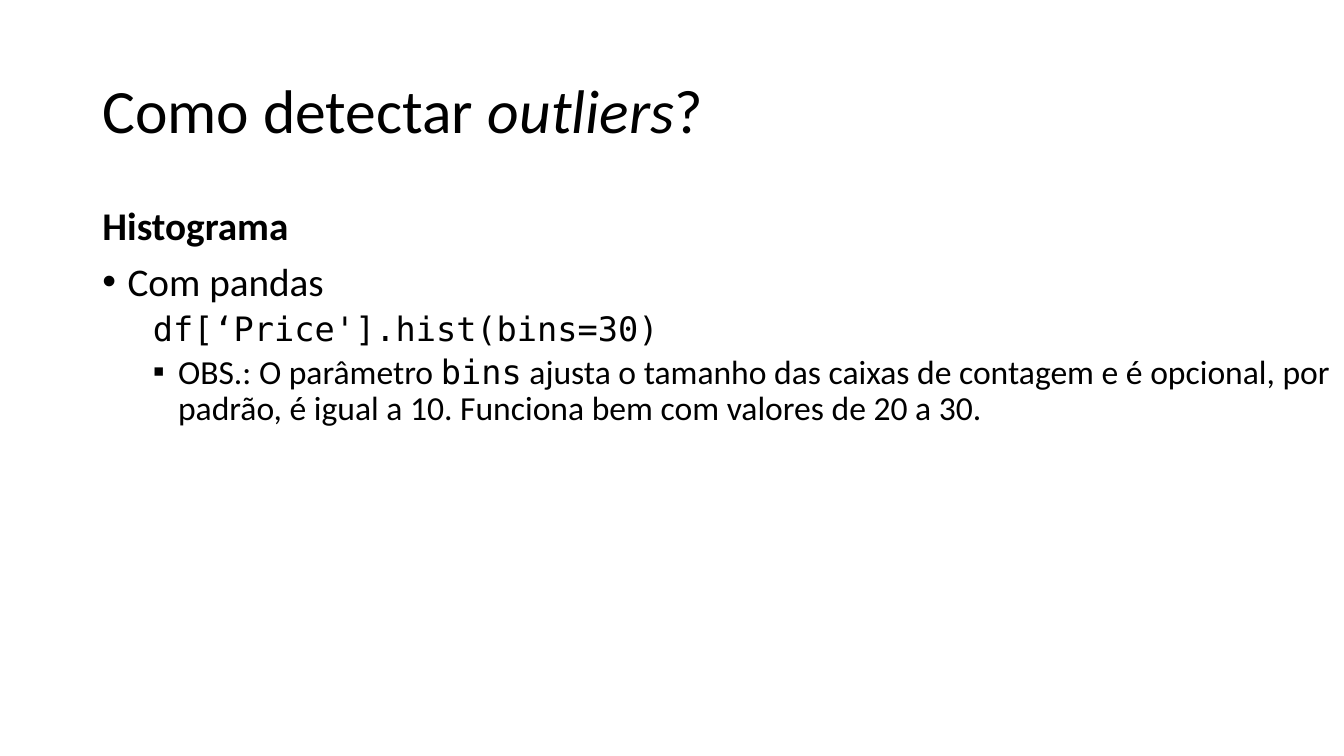
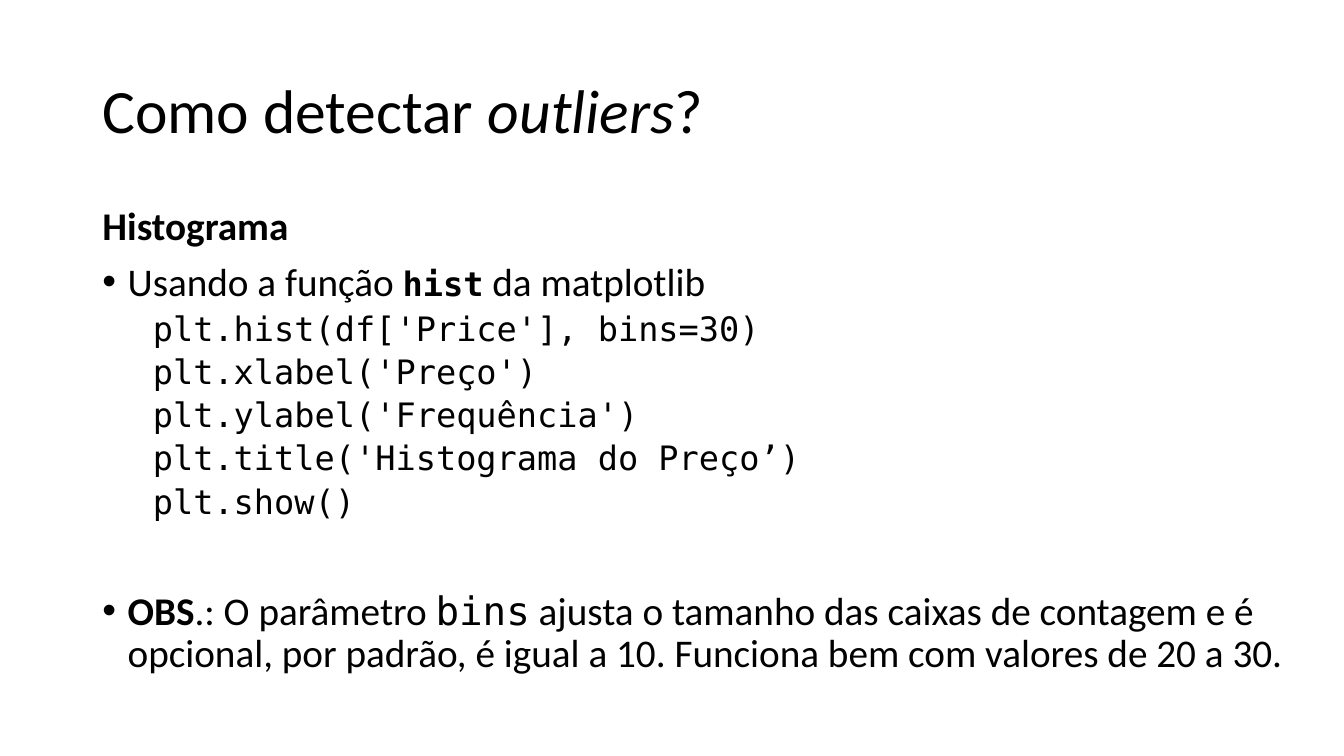
Before and after one commit to zz4fap/c24_inteligencia_artificial, a slide deck: slide 28 of slides/C24_EDA.pptx. Drawn at 1344x756 pixels with LibreOffice and Linux fonts; fonts in the diff are those of the drawing. Boxes give left, top, right and bottom in pixels: in the first picture for what was removed or moved away, otherwise in the second. Text is boxed around its words. In the diff, an @@ line names an element or a change of style, - is before the commit and + after.

```diff
--- a/slides/C24_EDA.pptx
+++ b/slides/C24_EDA.pptx
@@ text at (128, 268, 800, 521): text changed @@
-• Com pandas
-  df[‘Price'].hist(bins=30)
+• Usando a função hist da matplotlib
+  plt.hist(df['Price'], bins=30)
+  plt.xlabel('Preço')
+  plt.ylabel('Frequência')
+  plt.title('Histograma do Preço’)
+  plt.show()
@@ text at (128, 595, 1283, 674): size 24 to 28 pt in "OBS.: O parâmetro bins ajusta o tamanho ..."; bold on in "OBS.:"; bullet ▪ to •; list level 2 to 1 in "OBS.: O parâmetro bins ajusta ..." @@
```
Also in this commit, not shown: 19 other slides changed, 7 slides added, 1 other file.
